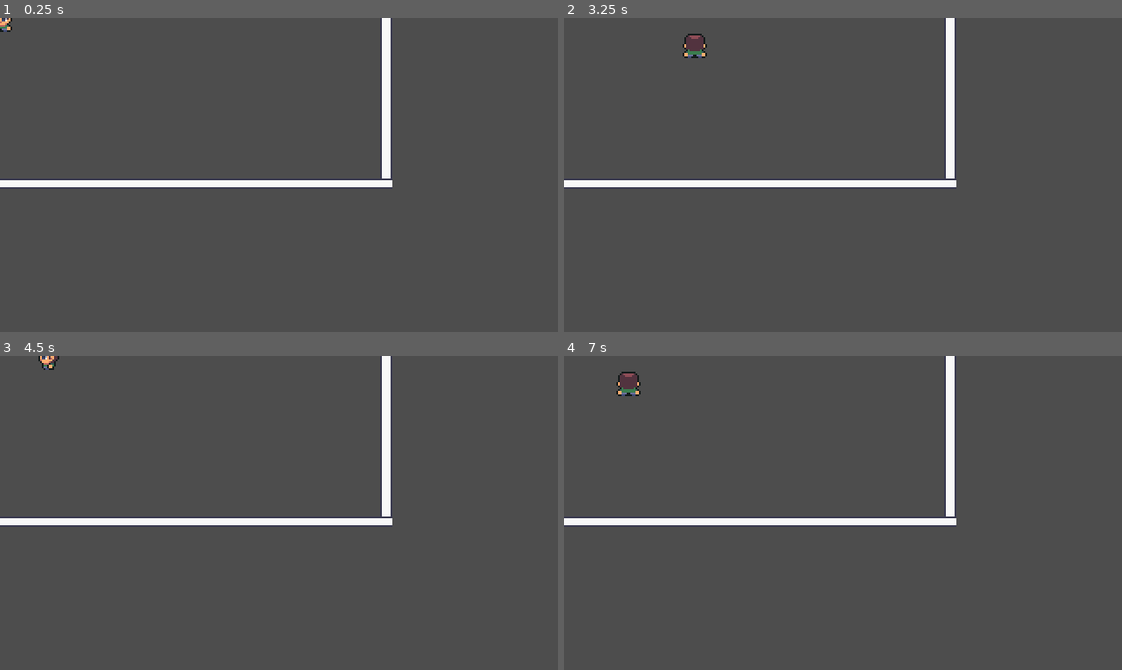
Above: before the commit, frames 1-4 (two rows, left to right).
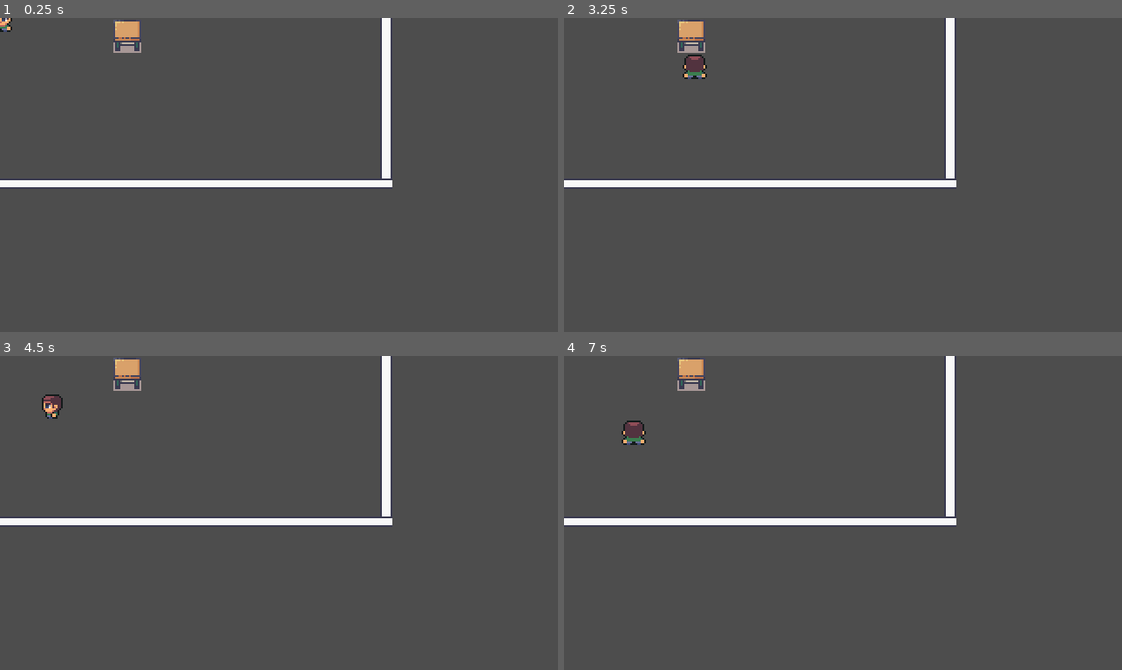
Above: after the commit, the same moments.

Repository: adalfa/gptw
Game: Godot game, scene res://scene/main.tscn
Same seed, same stepped clock (60 frames per second), same inputs: the game is played once before the commit and once after it.
Inputs:
- Up to frame 1 (0.25 s): no input
- Up to frame 2 (3.25 s): tap Enter at 0.5 s; hold Right (right) 0.53-1.28 s; hold Down (down) 1.28-2.03 s; hold Right (right) 2.03-2.78 s; hold Up (up) from 2.78 s (still down)
- Up to frame 3 (4.5 s): release Up (up) at 3.53 s; hold Left (left) from 3.53 s (still down)
- Up to frame 4 (7 s): release Left (left) at 5.03 s; hold Down (down) 5.03-5.78 s; hold Right (right) 5.78-6.53 s; hold Up (up) from 6.53 s (still down)

The runs differ from the first frame. In frame 1, 0.4% of the frame differs, in the area x 20-26%, y 0-12%; in frame 2, 0.7%; in frame 3, 0.7%; in frame 4, 1.0%, in the area x 9-26%, y 0-29%.

Commit message:
map1coll

Diff:
--- a/scene/main.tscn
+++ b/scene/main.tscn
@@ -1359,6 +1359,7 @@
 2:36/0 = 0
 2:36/0/physics_layer_0/linear_velocity = Vector2(0, 0)
 2:36/0/physics_layer_0/angular_velocity = 0.0
+2:36/0/physics_layer_0/polygon_0/points = PackedVector2Array(-6.875, -1.875, 6.75, -1.875, 6.875, 6.75, -6.875, 7)
 3:36/0 = 0
 3:36/0/physics_layer_0/linear_velocity = Vector2(0, 0)
 3:36/0/physics_layer_0/angular_velocity = 0.0
@@ -1404,6 +1405,7 @@
 2:37/0 = 0
 2:37/0/physics_layer_0/linear_velocity = Vector2(0, 0)
 2:37/0/physics_layer_0/angular_velocity = 0.0
+2:37/0/physics_layer_0/polygon_0/points = PackedVector2Array(-8, -8, -8, -6.125, -6.875, -5.75, -6.75, -1.25, -4, -1.5, -4, -3.75, 3.75, -4, 4, -1.5, 6.75, -1.375, 6.875, -5.75, 8, -5.875, 8, -8)
 3:37/0 = 0
 3:37/0/physics_layer_0/linear_velocity = Vector2(0, 0)
 3:37/0/physics_layer_0/angular_velocity = 0.0
@@ -4134,4 +4136,4 @@
 position = Vector2(1, -4)
 tile_set = SubResource("TileSet_q6qxe")
 format = 2
-layer_0/tile_data = PackedInt32Array(-1, 393217, 2, 65535, 3 …(723 unchanged characters)…  1, -65525, 458753, 1, -65524, 458753, 1)
+layer_0/tile_data = PackedInt32Array(-1, 393217, 2, 65535, 3 …(723 unchanged characters)…  1, -65525, 458753, 1, -65524, 458753, 1, 4, 131072, 36, 65540, 131072, 37)
